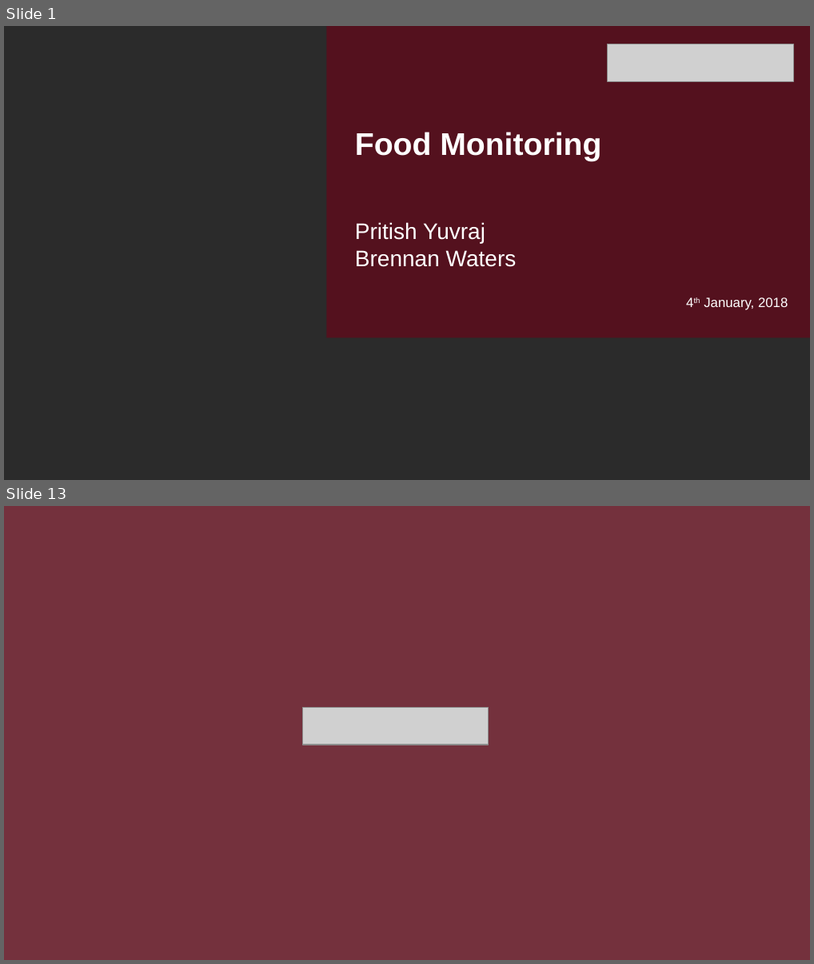
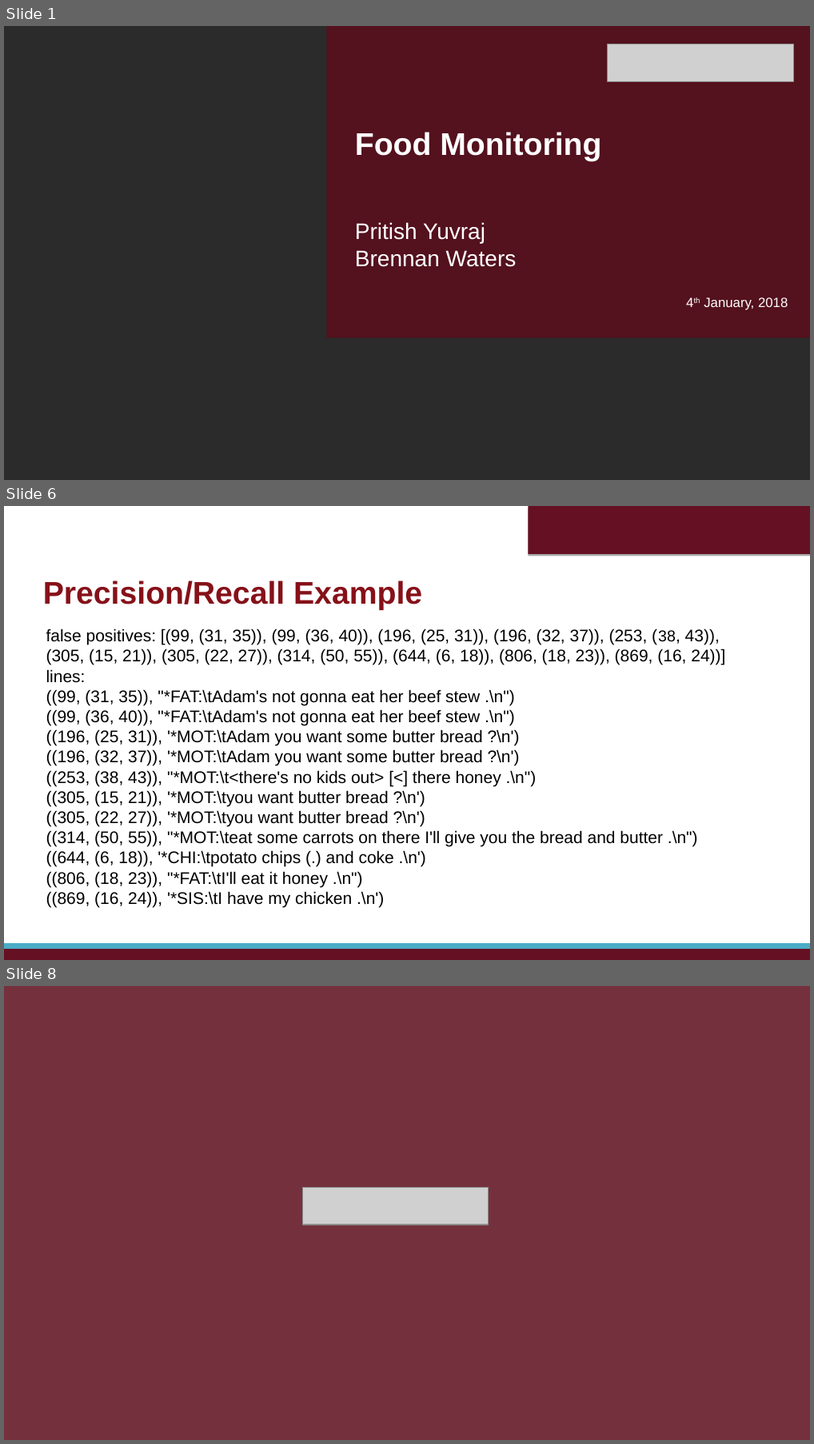
Before and after one commit to bwaters34/foodMonitoringNLP, a slide deck: Presentation/presentation1-11.pptx. Shown one above the other, each under a label of ours: slides 1 and 13 before the commit, slides 1, 6 and 8 after it; the slides between them are not shown. The pictures are 814x964 and 814x1444 pixels, drawn with LibreOffice and Linux fonts; fonts in the diff are those of the drawing; grey boxes stand for pictures; background and template pictures are left out; a plain dark background stands for a picture behind light text. Boxes give left, top, right and bottom in pixels: in the first picture for what was removed or moved away, otherwise in the second. Text is boxed around its words. In the diff, an @@ line names an element or a change of style, - is before the commit and + after.

```diff
--- a/Presentation/presentation1-11.pptx
+++ b/Presentation/presentation1-11.pptx
@@ slide 6 added at (4, 506, 810, 960), background #FFFFFF @@
@@ rectangle added at (528, 506, 810, 554), fill #661023 @@
@@ text added at (43, 580, 422, 610), 28 pt, text #861119, bold @@
+Precision/Recall Example
@@ text added at (46, 628, 726, 907), 15 pt, text #000000 @@
+false positives: [(99, (31, 35)), (99, (36, 40)), (196, (25, 31)), (196, (32, 37)), (253, (38, 43)), (305, (15, 21)), (305, (22, 27)), (314, (50, 55)), (644, (6, 18)), (806, (18, 23)), (869, (16, 24))]
+lines:
+((99, (31, 35)), "*FAT:\tAdam's not gonna eat her beef stew .\n")
+((99, (36, 40)), "*FAT:\tAdam's not gonna eat her beef stew .\n")
+((196, (25, 31)), '*MOT:\tAdam you want some butter bread ?\n')
+((196, (32, 37)), '*MOT:\tAdam you want some butter bread ?\n')
+((253, (38, 43)), "*MOT:\t<there's no kids out> [<] there honey .\n")
+((305, (15, 21)), '*MOT:\tyou want butter bread ?\n')
+((305, (22, 27)), '*MOT:\tyou want butter bread ?\n')
+((314, (50, 55)), "*MOT:\teat some carrots on there I'll give you the bread and butter .\n")
+((644, (6, 18)), '*CHI:\tpotato chips (.) and coke .\n')
+((806, (18, 23)), "*FAT:\tI'll eat it honey .\n")
+((869, (16, 24)), '*SIS:\tI have my chicken .\n')
@@ rectangle added at (4, 948, 810, 960), fill #661023 @@
@@ rectangle added at (4, 943, 810, 948), fill #4BACC6 @@
@@ what was slide 13 is now slide 8 @@
```
Also in this commit, not shown: 1 slide changed, 4 other slides added, 10 slides removed, 1 other file.
